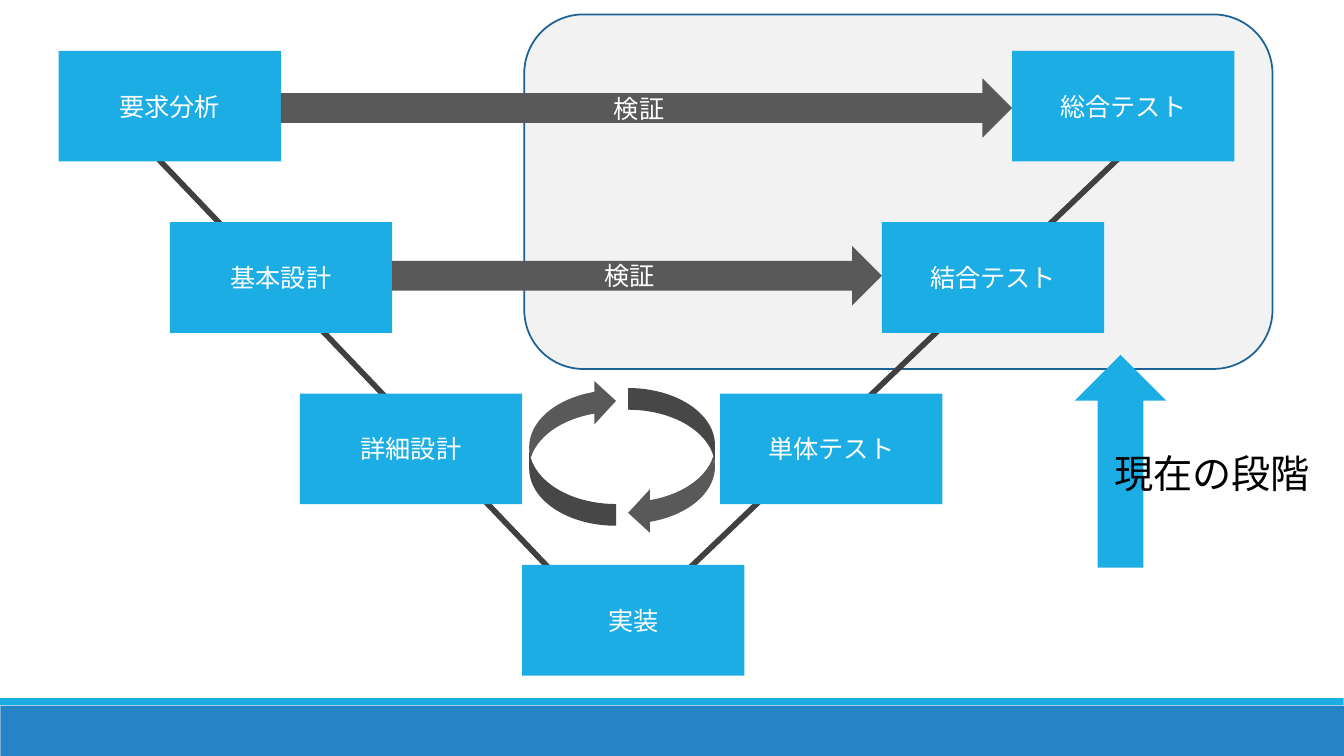
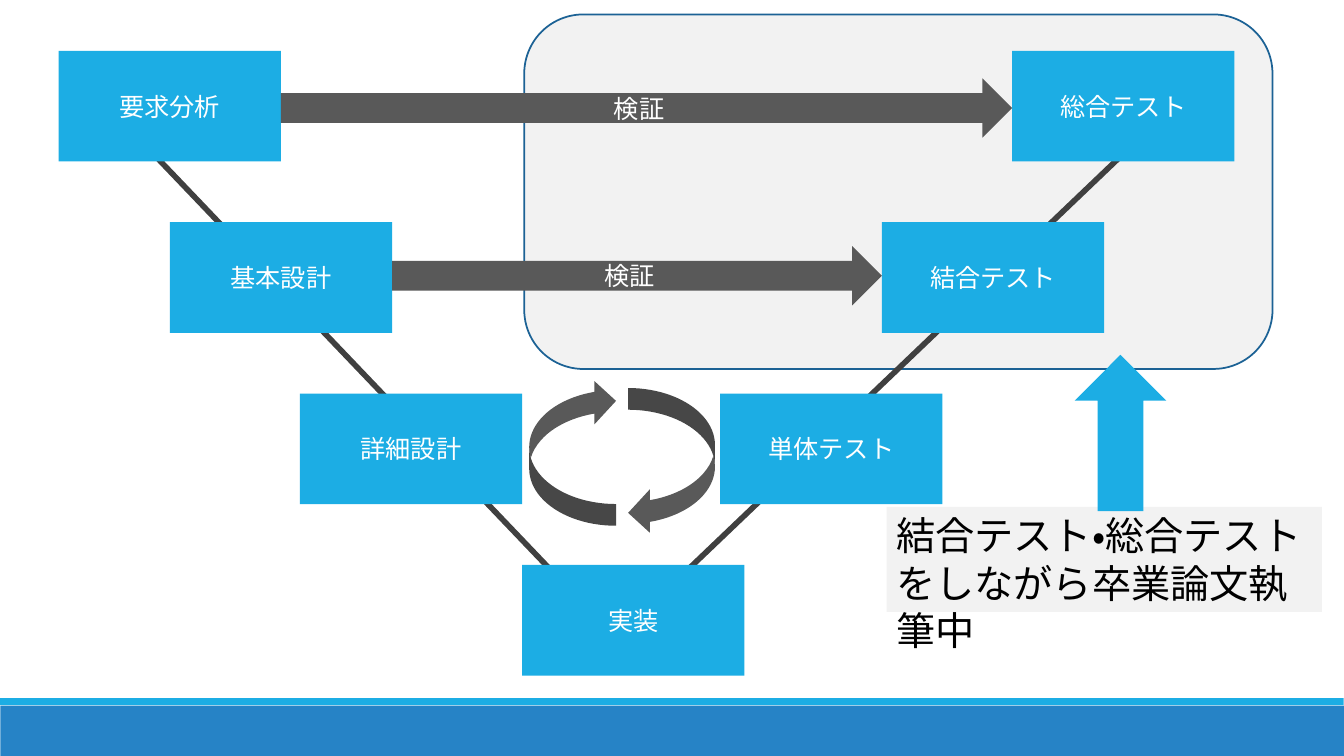
Before and after one commit to DJ956/YoloBarcodeReader, a slide deck: slide 3 of プレゼン/RapidCart20200113.pptx. Drawn at 1344x756 pixels with LibreOffice and Linux fonts; fonts in the diff are those of the drawing. Boxes give left, top, right and bottom in pixels: in the first picture for what was removed or moved away, otherwise in the second. Text is boxed around its words. In the diff, an @@ line names an element or a change of style, - is before the commit and + after.

```diff
--- a/プレゼン/RapidCart20200113.pptx
+++ b/プレゼン/RapidCart20200113.pptx
@@ right arrow: place and size @@
-right arrow at (1075,355,1167,568)
+right arrow at (1075,355,1167,511)
@@ text removed at (1114,448,1310,499) @@
-現在の段階
@@ rectangle added at (887,507,1323,612), fill #F2F2F2, 28 pt, text #000000 @@
+結合テスト・総合テストをしながら卒業論文執筆中
```
Also in this commit, not shown: 2 other slides changed, 8 other files.
